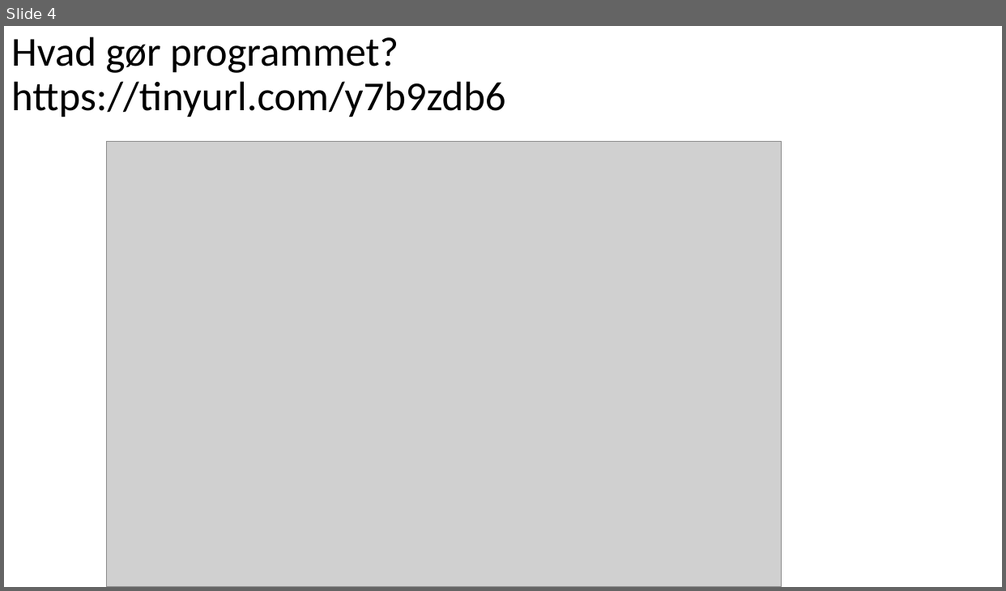
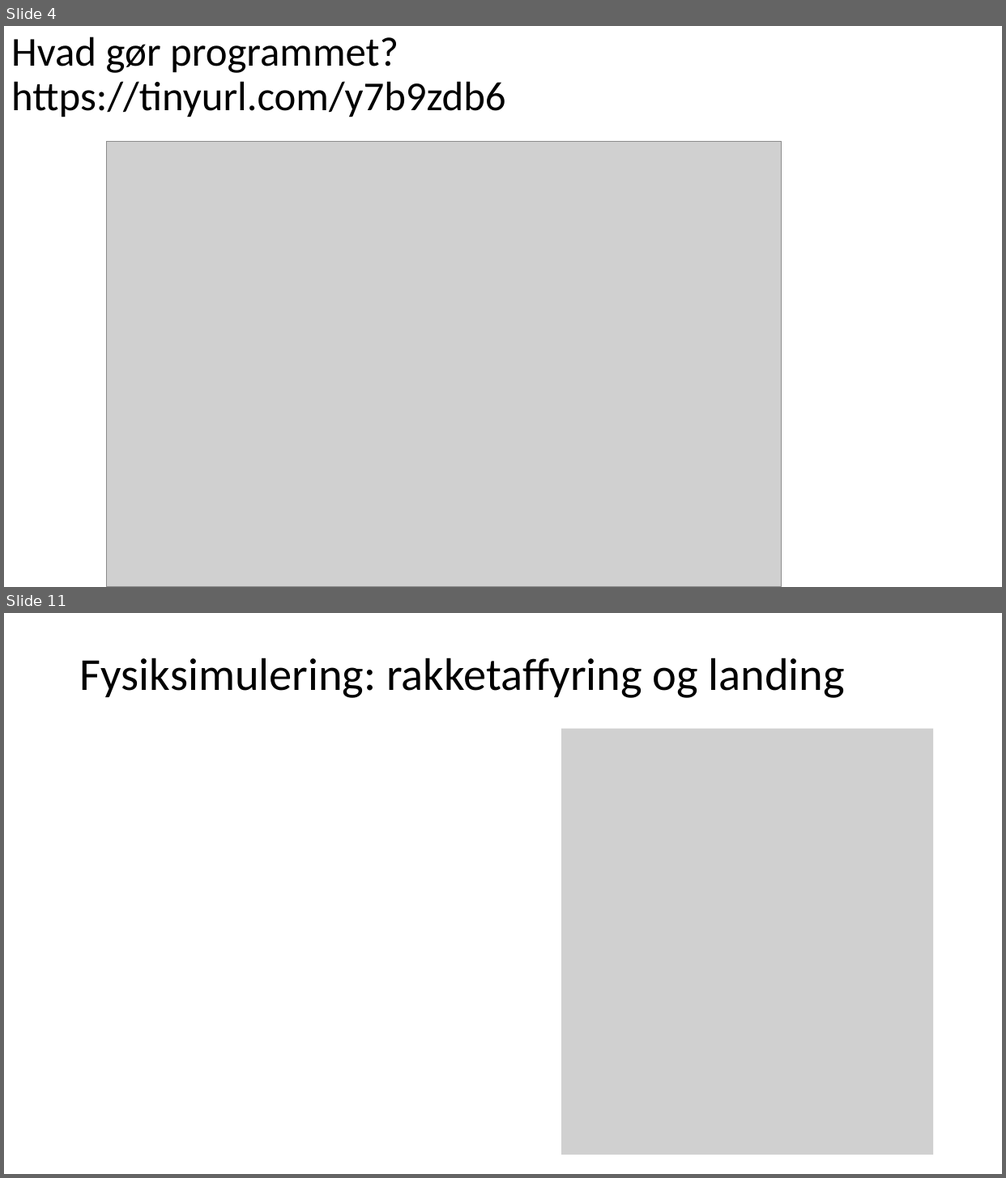
Before and after one commit to fisterloegsovs/pop22, a slide deck: lectures/1.3Scratch/lecture.pptx. Shown one above the other, each under a label of ours: slide 4 before the commit, slides 4 and 11 after it; the slides between them are not shown. The pictures are 1006x591 and 1006x1178 pixels, drawn with LibreOffice and Linux fonts; fonts in the diff are those of the drawing; grey boxes stand for pictures. Boxes give left, top, right and bottom in pixels: in the first picture for what was removed or moved away, otherwise in the second. Text is boxed around its words. In the diff, an @@ line names an element or a change of style, - is before the commit and + after.

```diff
--- a/lectures/1.3Scratch/lecture.pptx
+++ b/lectures/1.3Scratch/lecture.pptx
@@ slide 11 added at [4, 613, 1002, 1174], background #FFFFFF @@
@@ title added at [80, 658, 845, 698], 44 pt, text #000000 @@
+Fysiksimulering: rakketaffyring og landing
@@ picture added at [562, 729, 934, 1156] @@
```
Also in this commit, not shown: 9 other slides added, 1 slide removed, 4 other files.
